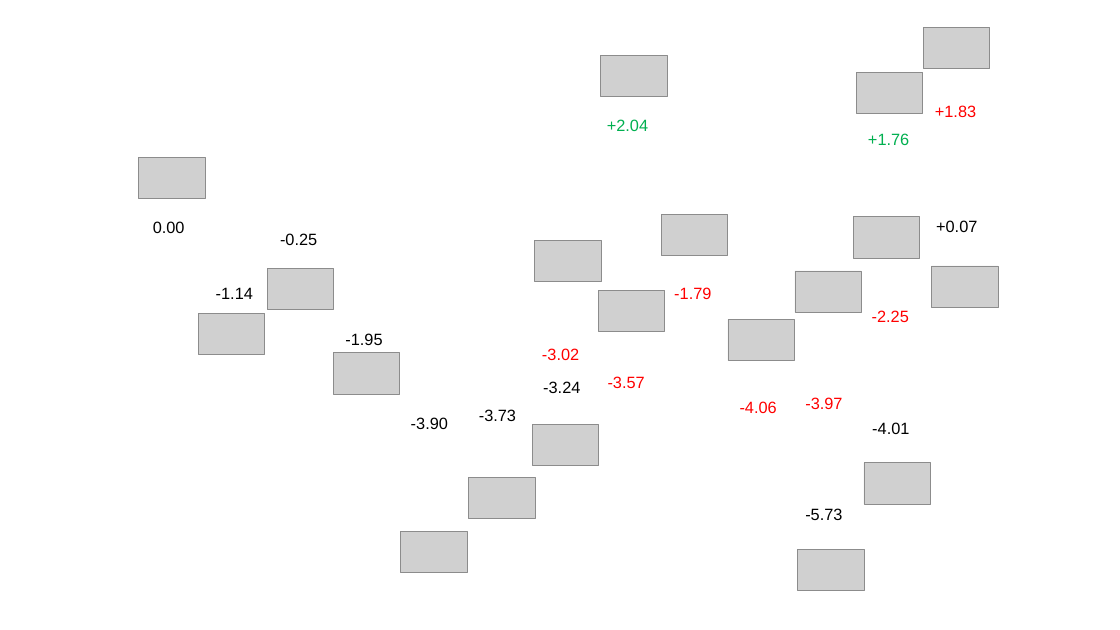
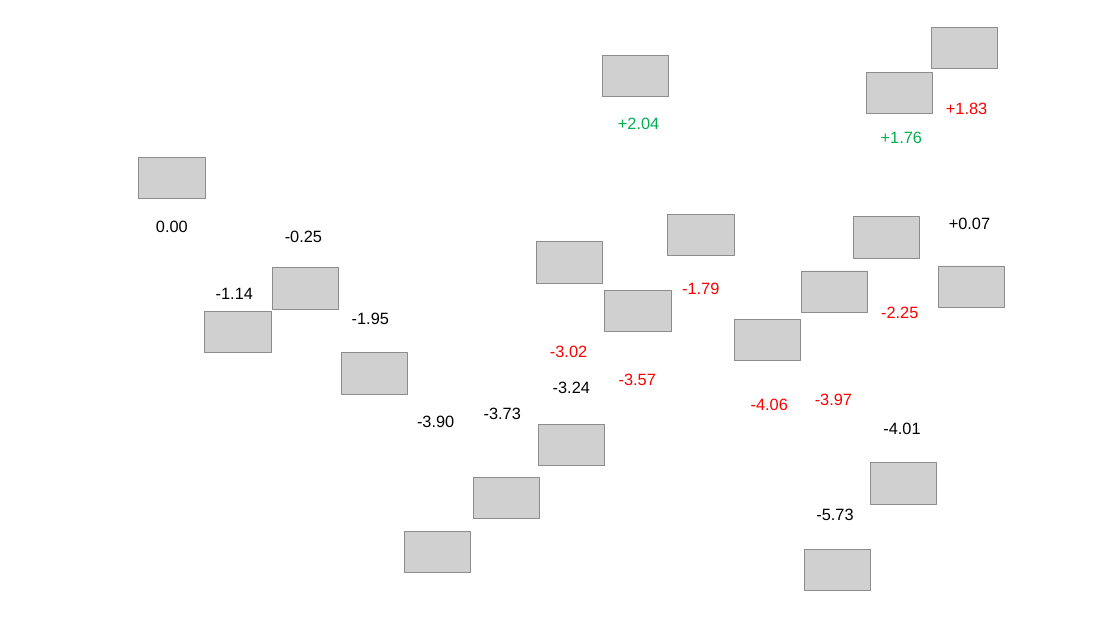
Before and after one commit to rzk1/ullmann, a slide deck: slide 10 of EnergyFile.pptx. Drawn at 1120x630 pixels with LibreOffice and Linux fonts; fonts in the diff are those of the drawing; grey boxes stand for pictures; background and template pictures are left out. Boxes give left, top, right and bottom in pixels: in the first picture for what was removed or moved away, otherwise in the second. Text is boxed around its words. In the diff, an @@ line names an element or a change of style, - is before the commit and + after.

```diff
--- a/EnergyFile.pptx
+++ b/EnergyFile.pptx
@@ text "+1.76": place and size @@
-text "+1.76" at bbox=[868, 133, 909, 145]
+text "+1.76" at bbox=[881, 131, 922, 143]
@@ text "+0.07": place and size @@
-text "+0.07" at bbox=[936, 220, 977, 232]
+text "+0.07" at bbox=[949, 217, 990, 229]
@@ text "-0.25": place and size @@
-text "-0.25" at bbox=[280, 233, 317, 245]
+text "-0.25" at bbox=[285, 230, 322, 242]
@@ text "-1.95": place and size @@
-text "-1.95" at bbox=[345, 333, 382, 345]
+text "-1.95" at bbox=[352, 312, 389, 324]
@@ 6 texts: place and size @@
-6 texts at bbox=[542, 105, 976, 409]
+6 texts at bbox=[550, 102, 987, 405]
@@ 13 pictures, 2 texts: place and size @@
-13 pictures, 2 texts at bbox=[198, 214, 998, 591]
+13 pictures, 2 texts at bbox=[205, 214, 1005, 591]
@@ 5 texts, 2 pictures: place and size @@
-5 texts, 2 pictures at bbox=[543, 27, 991, 520]
+5 texts, 2 pictures at bbox=[553, 27, 998, 520]
```
Also in this commit, not shown: 1 other slide changed, 2 other files.
